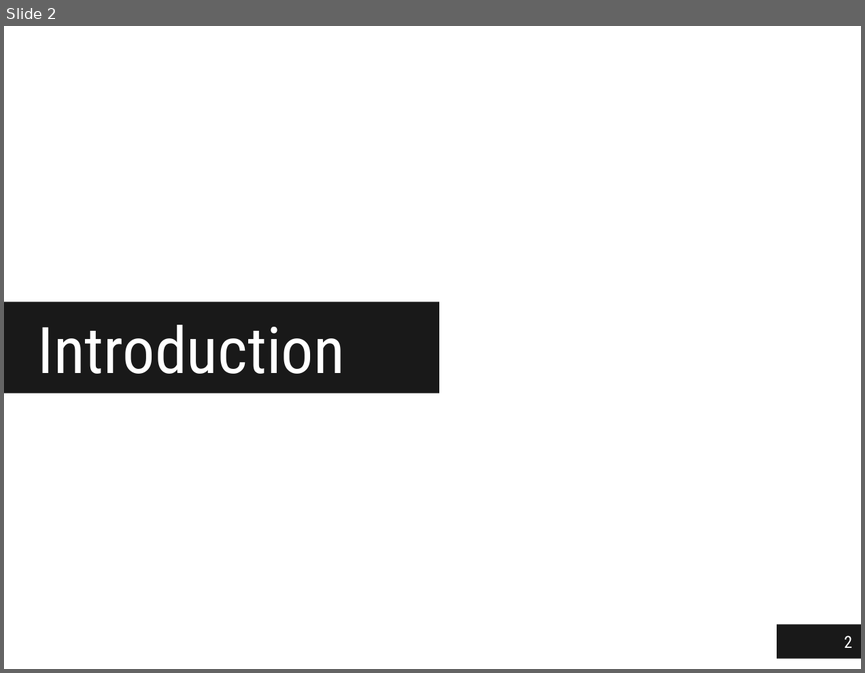
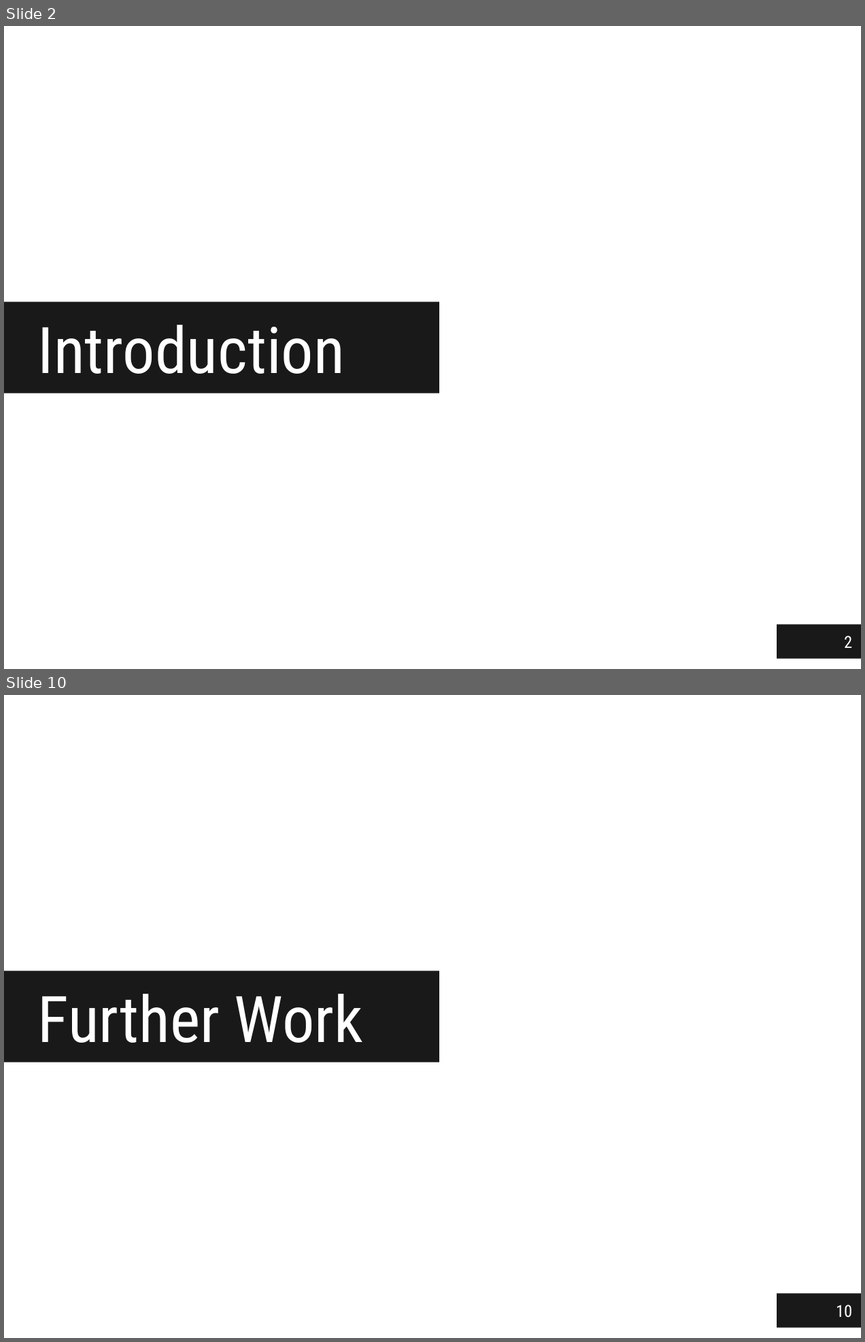
Before and after one commit to jgradim/thesis, a slide deck: presentations/thesis.pptx. Shown one above the other, each under a label of ours: slide 2 before the commit, slides 2 and 10 after it; the slides between them are not shown. The pictures are 865x673 and 865x1342 pixels, drawn with LibreOffice and Linux fonts; fonts in the diff are those of the drawing. Boxes give left, top, right and bottom in pixels: in the first picture for what was removed or moved away, otherwise in the second. Text is boxed around its words. In the diff, an @@ line names an element or a change of style, - is before the commit and + after.

```diff
--- a/presentations/thesis.pptx
+++ b/presentations/thesis.pptx
@@ slide 10 added at [4,695,861,1338], background #FFFFFF @@
@@ title added at [4,971,439,1063], fill #000000 at 90% opacity, 54 pt, text #FFFFFF @@
+Further Work
@@ page number added at [777,1293,861,1327], fill #000000 at 90% opacity, 14 pt, text #FFFFFF @@
+10
```
Also in this commit, not shown: 1 slide changed, 8 other slides added, 3 other files.
